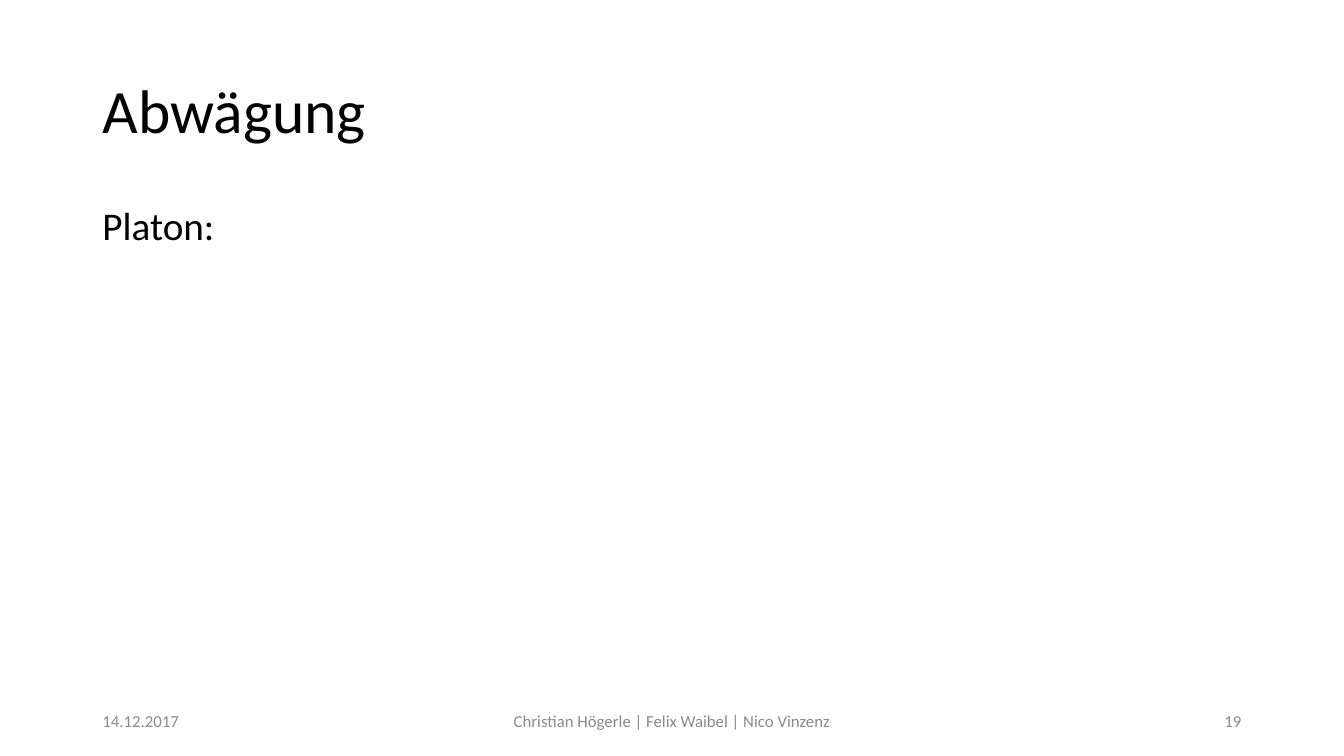
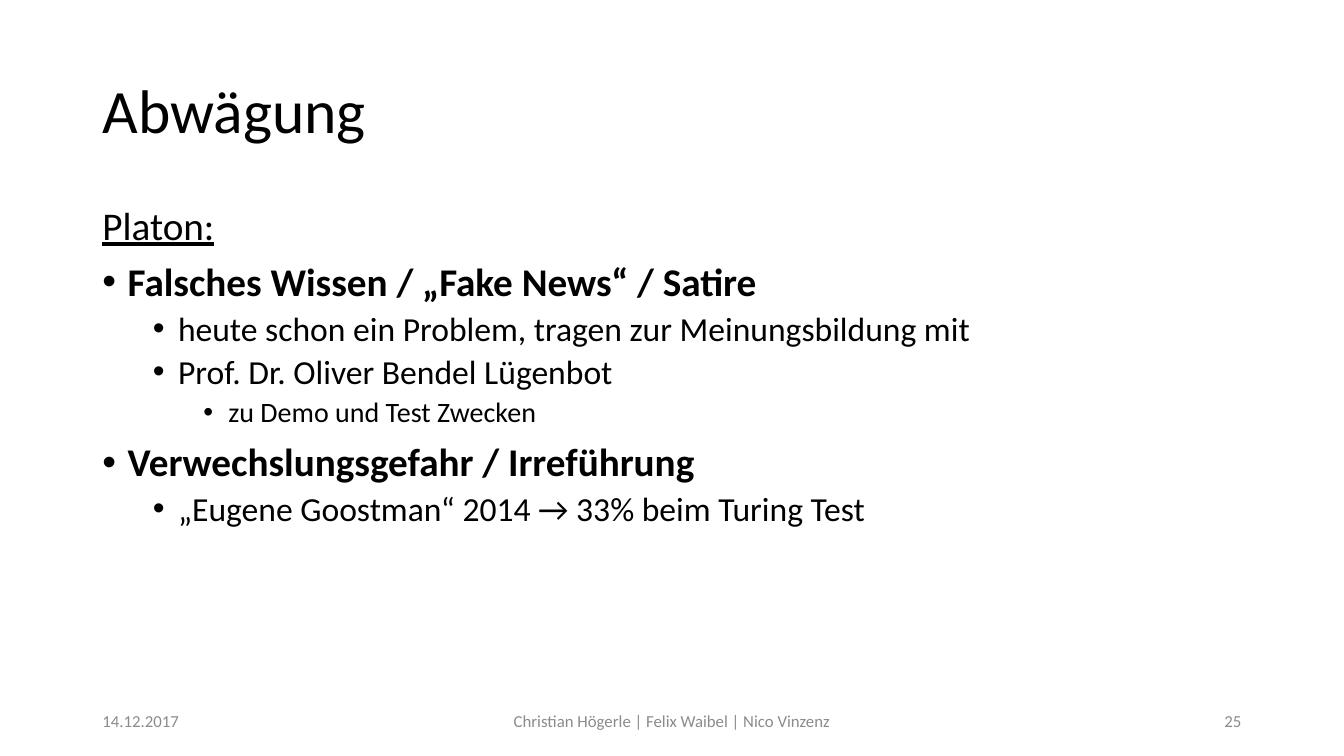
Before and after one commit to Fewa93/Berufsethik, a slide deck: slide 25 of Präsentation/Berufsethik.pptx (slide 19 before the commit). Drawn at 1344x756 pixels with LibreOffice and Linux fonts; fonts in the diff are those of the drawing. Boxes give left, top, right and bottom in pixels: in the first picture for what was removed or moved away, otherwise in the second. Text is boxed around its words. In the diff, an @@ line names an element or a change of style, - is before the commit and + after.

Commit message:
Präse: Platon, Abwägung und Fazit

```diff
--- a/Präsentation/Berufsethik.pptx
+++ b/Präsentation/Berufsethik.pptx
@@ text at <box>102,212,214,246</box>: underline on in "Platon:" @@
@@ text at <box>128,267,970,527</box>: paragraphs added @@
+• Falsches Wissen / „Fake News“ / Satire
+  • heute schon ein Problem, tragen zur Meinungsbildung mit
+  • Prof. Dr. Oliver Bendel Lügenbot
+    • zu Demo und Test Zwecken
+• Verwechslungsgefahr / Irreführung
+  • „Eugene Goostman“ 2014 → 33% beim Turing Test
@@ page number at <box>1224,716,1241,727</box>: text changed @@
-19
+25
```
Also in this commit, not shown: 2 other slides changed, 7 slides added, 13 other files.
